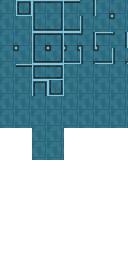
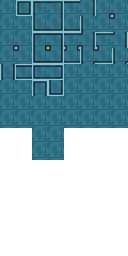
Comparing the layer stacks of the two 128 x 256 images. Changes:
painted on "Full" over [0, 64, 32, 80]
